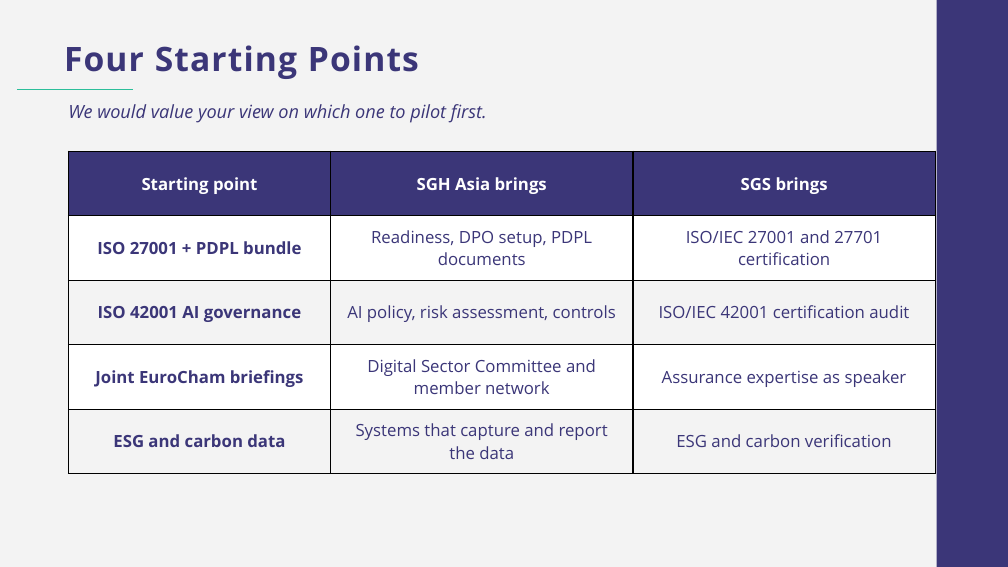
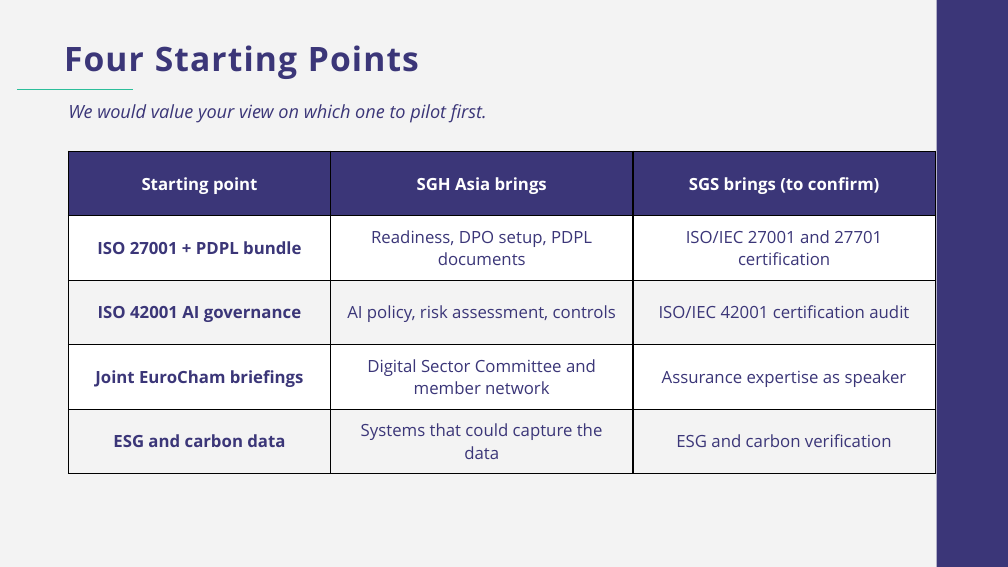
Before and after one commit to tranmyphuc/docs, a slide deck: slide 7 of SGH_Asia_SGS_Pitch_Deck.pptx. Drawn at 1008x567 pixels with LibreOffice and Linux fonts; fonts in the diff are those of the drawing; background and template pictures are left out. Boxes give left, top, right and bottom in pixels: in the first picture for what was removed or moved away, otherwise in the second. Text is boxed around its words. In the diff, an @@ line names an element or a change of style, - is before the commit and + after.

```diff
--- a/SGH_Asia_SGS_Pitch_Deck.pptx
+++ b/SGH_Asia_SGS_Pitch_Deck.pptx
@@ table at box(69, 151, 935, 474) @@
-row 1, column 3: SGS brings
+row 1, column 3: SGS brings (to confirm)
-row 5, column 2: Systems that capture and report the data
+row 5, column 2: Systems that could capture the data
```
Also in this commit, not shown: 5 other slides changed.
